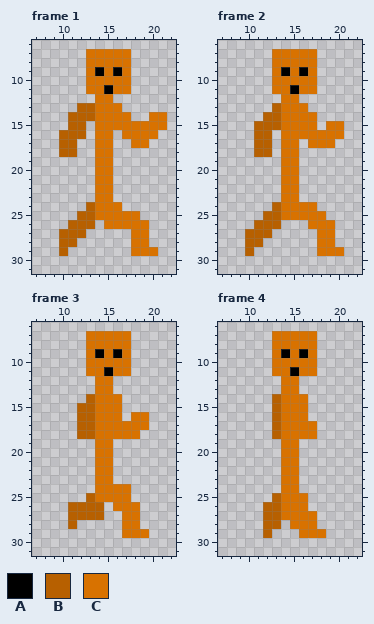
Animated GIF sprite -- public/assets/OrangemanHD.gif. This is how it looked before the edit.
The file is 512x512 pixels, drawn in blocks of 16x16; one block is one cell here. Shown: frame 1: x 7..22, y 6..31; frame 2: x 7..22, y 6..31; frame 3: x 7..22, y 6..31; frame 4: x 7..22, y 6..31. The commit also changed other frames, which this record leaves out.
Palette (. is transparent): A #000000  B #b76000  C #d87200
New version:
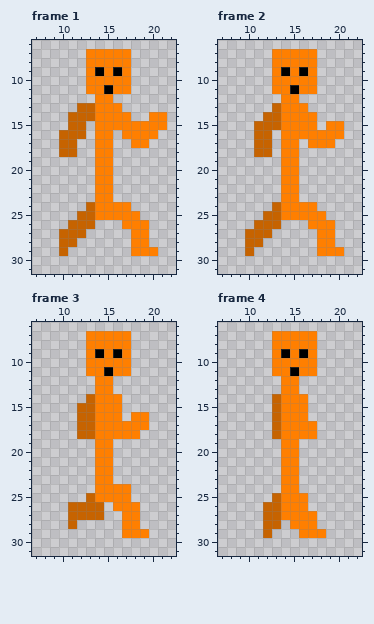
Change:
{"colour":"B","old":"#b76000","new":"#c66300"}
{"colour":"C","old":"#d87200","new":"#ff7f00"}
{"where": "frame 1"}
{"frame":1,"y":24,"x":17,"old":".","new":"C"}
{"frame":1,"y":26,"x":15,"old":"CC","new":".."}
{"label":"changed","picture_box":[59,49,167,256]}
{"label":"changed","picture_box":[245,49,344,256]}
{"label":"changed","picture_box":[68,331,149,538]}
{"label":"changed","picture_box":[263,331,326,538]}
